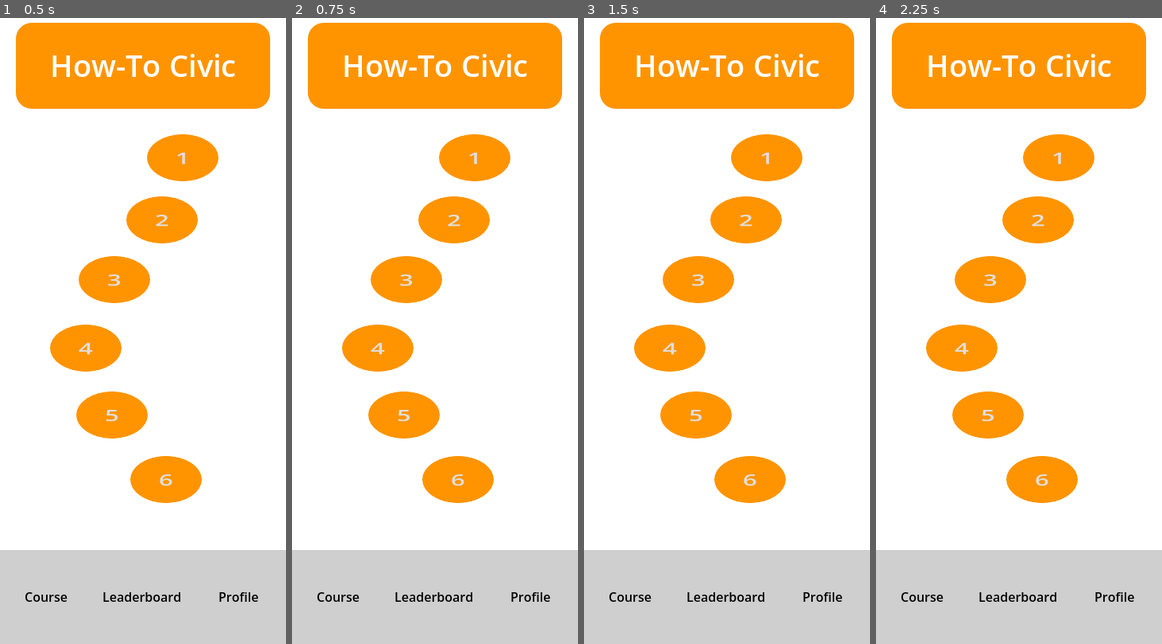
Above: before the commit, frames 1-4 (left to right).
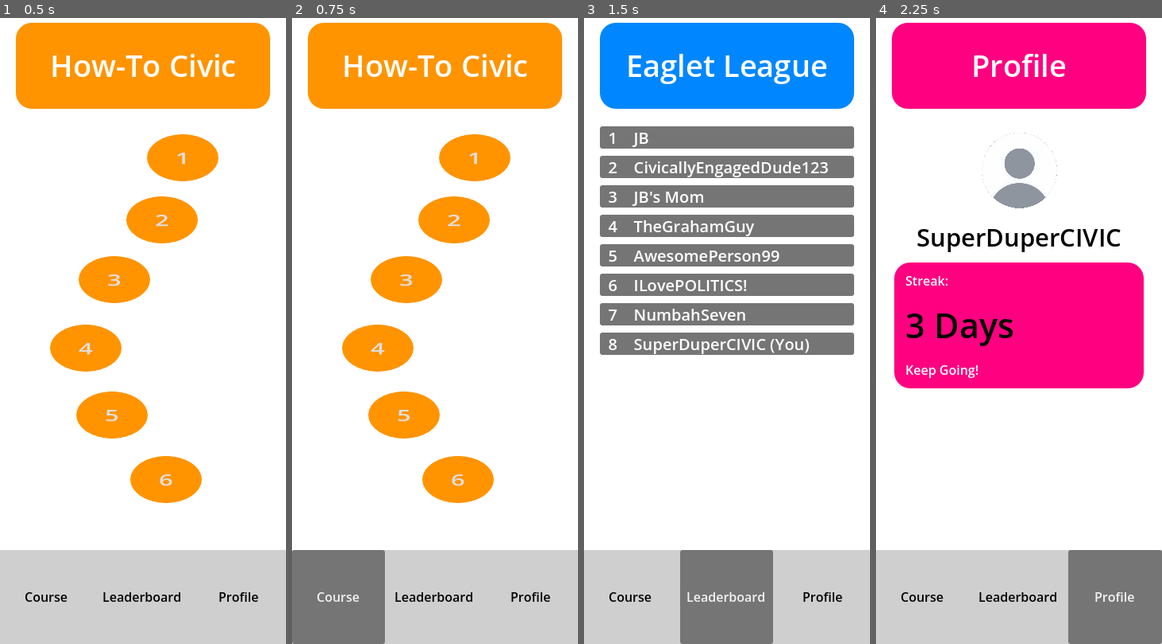
Above: after the commit, the same moments.

Repository: lyhottag13/principled-innovation
Game: Godot game, scene res://control.tscn
The game is run twice, just before and just after one commit, with the same random seed, the same clock (stepped at 60 frames per second) and the same inputs.
Inputs:
- Up to frame 1 (0.5 s): no input
- Up to frame 2 (0.75 s): click "Course" at 0.5 s
- Up to frame 3 (1.5 s): click "Leaderboard" at 1.25 s
- Up to frame 4 (2.25 s): click "Profile" at 2 s

Frame 1 is identical in both runs. In frame 2, 4.9% of the frame differs, in the area x 0-33%, y 84-100%; in frame 3, 46%, in the area x 5-95%, y 0-100%; in frame 4, 42%.

Commit message:
Added leaderboard and profile

Diff:
--- a/control.gd
+++ b/control.gd
@@ -1,15 +1,25 @@
 extends Control
 
+@onready var course: Control = %Course
+@onready var leaderboard: Control = %Leaderboard
+@onready var profile: Control = %Profile
+@onready var main_screen: Node = %MainScreen
 
-# Called when the node enters the scene tree for the first time.
-func _ready() -> void:
-	pass # Replace with function body.
+func _on_course_button_pressed() -> void:
+	_hide_screens()
+	course.show()
 
 
-# Called every frame. 'delta' is the elapsed time since the previous frame.
-func _process(delta: float) -> void:
-	pass
+func _on_leaderboard_button_pressed() -> void:
+	_hide_screens()
+	leaderboard.show()
 
 
-func _on_button_pressed() -> void:
-	pass # Replace with function body.
+func _on_profile_button_pressed() -> void:
+	_hide_screens()
+	profile.show()
+
+
+func _hide_screens() -> void:
+	for screen: Control in main_screen.get_children():
+		screen.hide()
--- a/control.tscn
+++ b/control.tscn
@@ -1,6 +1,8 @@
 [gd_scene format=3 uid="uid://b1fcbirk7aovb"]
 
 [ext_resource type="Script" uid="uid://b2621a58dj10o" path="res://control.gd" id="1_0fbet"]
+[ext_resource type="PackedScene" uid="uid://ciwmxf0bqssxj" path="res://leaderboard_panel.tscn" id="2_62e2m"]
+[ext_resource type="Texture2D" uid="uid://beefcvdm3e5p0" path="res://guy.png" id="2_qtu10"]
 
 [sub_resource type="StyleBoxFlat" id="StyleBoxFlat_g4v7s"]
 bg_color = Color(0.8125, 0.8125, 0.8125, 1)
@@ -26,6 +28,29 @@
 Button/font_sizes/font_size = 31
 Button/styles/normal = SubResource("StyleBoxFlat_uchyk")
 
+[sub_resource type="StyleBoxFlat" id="StyleBoxFlat_ee4bf"]
+bg_color = Color(1, 0, 0.5062504, 1)
+border_color = Color(1, 0.5803922, 0, 1)
+corner_radius_top_left = 20
+corner_radius_top_right = 20
+corner_radius_bottom_right = 20
+corner_radius_bottom_left = 20
+
+[sub_resource type="StyleBoxFlat" id="StyleBoxFlat_57qmd"]
+bg_color = Color(1, 0, 0.5058824, 1)
+corner_radius_top_left = 20
+corner_radius_top_right = 20
+corner_radius_bottom_right = 20
+corner_radius_bottom_left = 20
+
+[sub_resource type="StyleBoxFlat" id="StyleBoxFlat_qtu10"]
+bg_color = Color(0, 0.53125, 1, 1)
+border_color = Color(1, 0.5803922, 0, 1)
+corner_radius_top_left = 20
+corner_radius_top_right = 20
+corner_radius_bottom_right = 20
+corner_radius_bottom_left = 20
+
 [node name="Control" type="Control" unique_id=1483601936]
 layout_mode = 3
 anchors_preset = 15
@@ -54,39 +79,44 @@
 grow_vertical = 0
 theme_override_styles/panel = SubResource("StyleBoxFlat_g4v7s")
 
-[node name="HBoxContainer" type="HBoxContainer" parent="BottomPanel" unique_id=1924976012]
-layout_mode = 2
-
-[node name="CourseButton" type="Button" parent="BottomPanel/HBoxContainer" unique_id=165732865]
+[node name="BottomButtonContainer" type="HBoxContainer" parent="BottomPanel" unique_id=1924976012]
+layout_mode = 2
+
+[node name="CourseButton" type="Button" parent="BottomPanel/BottomButtonContainer" unique_id=165732865]
 layout_mode = 2
 size_flags_horizontal = 3
 theme_override_colors/font_color = Color(0, 0, 0, 1)
 theme_override_styles/normal = SubResource("StyleBoxEmpty_g4v7s")
 text = "Course"
 
-[node name="LeaderboardButton" type="Button" parent="BottomPanel/HBoxContainer" unique_id=1477638157]
+[node name="LeaderboardButton" type="Button" parent="BottomPanel/BottomButtonContainer" unique_id=1477638157]
 layout_mode = 2
 size_flags_horizontal = 3
 theme_override_colors/font_color = Color(0, 0, 0, 1)
 theme_override_styles/normal = SubResource("StyleBoxEmpty_g4v7s")
 text = "Leaderboard"
 
-[node name="ProfileButton" type="Button" parent="BottomPanel/HBoxContainer" unique_id=1271593934]
+[node name="ProfileButton" type="Button" parent="BottomPanel/BottomButtonContainer" unique_id=1271593934]
 layout_mode = 2
 size_flags_horizontal = 3
 theme_override_colors/font_color = Color(0, 0, 0, 1)
 theme_override_styles/normal = SubResource("StyleBoxEmpty_g4v7s")
 text = "Profile"
 
-[node name="Course" type="Control" parent="." unique_id=440000057]
-layout_mode = 1
+[node name="MainScreen" type="Node" parent="." unique_id=590941043]
+unique_name_in_owner = true
+
+[node name="Course" type="Control" parent="MainScreen" unique_id=440000057]
+unique_name_in_owner = true
+layout_mode = 3
 anchors_preset = 15
 anchor_right = 1.0
 anchor_bottom = 1.0
 grow_horizontal = 2
 grow_vertical = 2
-
-[node name="MarginContainer" type="MarginContainer" parent="Course" unique_id=385560571]
+mouse_filter = 2
+
+[node name="MarginContainer" type="MarginContainer" parent="MainScreen/Course" unique_id=385560571]
 layout_mode = 1
 anchors_preset = 10
 anchor_right = 1.0
@@ -97,7 +127,7 @@
 theme_override_constants/margin_right = 20
 theme_override_constants/margin_bottom = 20
 
-[node name="Label" type="Label" parent="Course/MarginContainer" unique_id=1970911013]
+[node name="Label" type="Label" parent="MainScreen/Course/MarginContainer" unique_id=1970911013]
 layout_mode = 2
 size_flags_vertical = 1
 theme_override_font_sizes/font_size = 38
@@ -106,7 +136,7 @@
 horizontal_alignment = 1
 vertical_alignment = 1
 
-[node name="Button" type="Button" parent="Course" unique_id=802601460]
+[node name="Button" type="Button" parent="MainScreen/Course" unique_id=802601460]
 layout_mode = 1
 anchors_preset = 8
 anchor_left = 0.5
@@ -123,7 +153,7 @@
 theme = SubResource("Theme_gj7qu")
 text = "1"
 
-[node name="Button2" type="Button" parent="Course" unique_id=316681695]
+[node name="Button2" type="Button" parent="MainScreen/Course" unique_id=316681695]
 layout_mode = 1
 anchors_preset = 8
 anchor_left = 0.5
@@ -140,7 +170,7 @@
 theme = SubResource("Theme_gj7qu")
 text = "2"
 
-[node name="Button3" type="Button" parent="Course" unique_id=946094079]
+[node name="Button3" type="Button" parent="MainScreen/Course" unique_id=946094079]
 layout_mode = 1
 anchors_preset = 8
 anchor_left = 0.5
@@ -157,7 +187,7 @@
 theme = SubResource("Theme_gj7qu")
 text = "3"
 
-[node name="Button4" type="Button" parent="Course" unique_id=1064898066]
+[node name="Button4" type="Button" parent="MainScreen/Course" unique_id=1064898066]
 layout_mode = 1
 anchors_preset = 8
 anchor_left = 0.5
@@ -174,7 +204,7 @@
 theme = SubResource("Theme_gj7qu")
 text = "4"
 
-[node name="Button5" type="Button" parent="Course" unique_id=1809891240]
+[node name="Button5" type="Button" parent="MainScreen/Course" unique_id=1809891240]
 layout_mode = 1
 anchors_preset = 8
 anchor_left = 0.5
@@ -191,7 +221,7 @@
 theme = SubResource("Theme_gj7qu")
 text = "5"
 
-[node name="Button6" type="Button" parent="Course" unique_id=1114596137]
+[node name="Button6" type="Button" parent="MainScreen/Course" unique_id=1114596137]
 layout_mode = 1
 anchors_preset = 8
 anchor_left = 0.5
@@ -208,4 +238,182 @@
 theme = SubResource("Theme_gj7qu")
 text = "6"
 
-[connection signal="pressed" from="Course/Button" to="." method="_on_button_pressed"]
+[node name="Profile" type="Control" parent="MainScreen" unique_id=454452690]
+unique_name_in_owner = true
+visible = false
+layout_mode = 3
+anchors_preset = 15
+anchor_right = 1.0
+anchor_bottom = 1.0
+grow_horizontal = 2
+grow_vertical = 2
+mouse_filter = 2
+
+[node name="MarginContainer" type="MarginContainer" parent="MainScreen/Profile" unique_id=668722424]
+layout_mode = 1
+anchors_preset = 10
+anchor_right = 1.0
+offset_bottom = 148.0
+grow_horizontal = 2
+theme_override_constants/margin_left = 20
+theme_override_constants/margin_top = 20
+theme_override_constants/margin_right = 20
+theme_override_constants/margin_bottom = 20
+
+[node name="Label" type="Label" parent="MainScreen/Profile/MarginContainer" unique_id=783112116]
+layout_mode = 2
+size_flags_vertical = 1
+theme_override_font_sizes/font_size = 38
+theme_override_styles/normal = SubResource("StyleBoxFlat_ee4bf")
+text = "Profile"
+horizontal_alignment = 1
+vertical_alignment = 1
+
+[node name="Picture" type="TextureRect" parent="MainScreen/Profile" unique_id=1647265189]
+layout_mode = 1
+anchors_preset = 8
+anchor_left = 0.5
+anchor_top = 0.5
+anchor_right = 0.5
+anchor_bottom = 0.5
+offset_left = -47.5
+offset_top = -242.0
+offset_right = 47.5
+offset_bottom = -147.0
+grow_horizontal = 2
+grow_vertical = 2
+texture = ExtResource("2_qtu10")
+expand_mode = 1
+
+[node name="Label" type="Label" parent="MainScreen/Profile" unique_id=1375140923]
+layout_mode = 1
+anchors_preset = 8
+anchor_left = 0.5
+anchor_top = 0.5
+anchor_right = 0.5
+anchor_bottom = 0.5
+offset_left = -67.0
+offset_top = -123.0
+offset_right = 67.0
+offset_bottom = -100.0
+grow_horizontal = 2
+grow_vertical = 2
+theme_override_colors/font_color = Color(0, 0, 0, 1)
+theme_override_font_sizes/font_size = 31
+text = "SuperDuperCIVIC"
+
+[node name="PanelContainer" type="PanelContainer" parent="MainScreen/Profile" unique_id=1763060578]
+layout_mode = 1
+anchors_preset = 8
+anchor_left = 0.5
+anchor_top = 0.5
+anchor_right = 0.5
+anchor_bottom = 0.5
+offset_left = -157.0
+offset_top = -79.0
+offset_right = 157.0
+offset_bottom = 79.0
+grow_horizontal = 2
+grow_vertical = 2
+theme_override_styles/panel = SubResource("StyleBoxFlat_57qmd")
+
+[node name="MarginContainer" type="MarginContainer" parent="MainScreen/Profile/PanelContainer" unique_id=411478718]
+layout_mode = 2
+theme_override_constants/margin_left = 14
+
+[node name="VBoxContainer" type="VBoxContainer" parent="MainScreen/Profile/PanelContainer/MarginContainer" unique_id=2055641646]
+layout_mode = 2
+
+[node name="Label" type="Label" parent="MainScreen/Profile/PanelContainer/MarginContainer/VBoxContainer" unique_id=35671151]
+layout_mode = 2
+size_flags_vertical = 6
+text = "Streak:"
+
+[node name="Label2" type="Label" parent="MainScreen/Profile/PanelContainer/MarginContainer/VBoxContainer" unique_id=10148562]
+layout_mode = 2
+theme_override_colors/font_color = Color(0, 0, 0, 1)
+theme_override_font_sizes/font_size = 43
+text = "3 Days"
+
+[node name="Label3" type="Label" parent="MainScreen/Profile/PanelContainer/MarginContainer/VBoxContainer" unique_id=1271842438]
+layout_mode = 2
+size_flags_vertical = 6
+text = "Keep Going!"
+
+[node name="Leaderboard" type="Control" parent="MainScreen" unique_id=1479183272]
+unique_name_in_owner = true
+visible = false
+layout_mode = 3
+anchors_preset = 15
+anchor_right = 1.0
+anchor_bottom = 1.0
+grow_horizontal = 2
+grow_vertical = 2
+mouse_filter = 2
+
+[node name="MarginContainer" type="MarginContainer" parent="MainScreen/Leaderboard" unique_id=1977564171]
+layout_mode = 1
+anchors_preset = 10
+anchor_right = 1.0
+offset_bottom = 148.0
+grow_horizontal = 2
+theme_override_constants/margin_left = 20
+theme_override_constants/margin_top = 20
+theme_override_constants/margin_right = 20
+theme_override_constants/margin_bottom = 20
+
+[node name="Label" type="Label" parent="MainScreen/Leaderboard/MarginContainer" unique_id=1631440445]
+layout_mode = 2
+size_flags_vertical = 1
+theme_override_font_sizes/font_size = 38
+theme_override_styles/normal = SubResource("StyleBoxFlat_qtu10")
+text = "Eaglet League"
+horizontal_alignment = 1
+vertical_alignment = 1
+
+[node name="HBoxContainer" type="VBoxContainer" parent="MainScreen/Leaderboard" unique_id=895958347]
+layout_mode = 1
+anchors_preset = -1
+anchor_top = 0.187
+anchor_right = 1.0
+anchor_bottom = 0.845
+offset_top = 0.3999939
+grow_horizontal = 2
+grow_vertical = 2
+
+[node name="MarginContainer" parent="MainScreen/Leaderboard/HBoxContainer" unique_id=1550303067 instance=ExtResource("2_62e2m")]
+layout_mode = 2
+label_text = "  1    JB"
+
+[node name="MarginContainer2" parent="MainScreen/Leaderboard/HBoxContainer" unique_id=2025797837 instance=ExtResource("2_62e2m")]
+layout_mode = 2
+label_text = "  2    CivicallyEngagedDude123"
+
+[node name="MarginContainer3" parent="MainScreen/Leaderboard/HBoxContainer" unique_id=1469297791 instance=ExtResource("2_62e2m")]
+layout_mode = 2
+label_text = "  3    JB's Mom"
+
+[node name="MarginContainer4" parent="MainScreen/Leaderboard/HBoxContainer" unique_id=245930274 instance=ExtResource("2_62e2m")]
+layout_mode = 2
+label_text = "  4    TheGrahamGuy"
+
+[node name="MarginContainer5" parent="MainScreen/Leaderboard/HBoxContainer" unique_id=741171674 instance=ExtResource("2_62e2m")]
+layout_mode = 2
+label_text = "  5    AwesomePerson99"
+
+[node name="MarginContainer6" parent="MainScreen/Leaderboard/HBoxContainer" unique_id=2123221871 instance=ExtResource("2_62e2m")]
+layout_mode = 2
+label_text = "  6    ILovePOLITICS!"
+
+[node name="MarginContainer7" parent="MainScreen/Leaderboard/HBoxContainer" unique_id=1723011425 instance=ExtResource("2_62e2m")]
+layout_mode = 2
+label_text = "  7    NumbahSeven"
+
+[node name="MarginContainer8" parent="MainScreen/Leaderboard/HBoxContainer" unique_id=1563109832 instance=ExtResource("2_62e2m")]
+layout_mode = 2
+label_text = "  8    SuperDuperCIVIC (You)"
+
+[connection signal="pressed" from="BottomPanel/BottomButtonContainer/CourseButton" to="." method="_on_course_button_pressed"]
+[connection signal="pressed" from="BottomPanel/BottomButtonContainer/LeaderboardButton" to="." method="_on_leaderboard_button_pressed"]
+[connection signal="pressed" from="BottomPanel/BottomButtonContainer/ProfileButton" to="." method="_on_profile_button_pressed"]
+[connection signal="pressed" from="MainScreen/Course/Button" to="." method="_on_button_pressed"]
--- /dev/null
+++ b/leaderboard_panel.gd
@@ -0,0 +1,13 @@
+extends MarginContainer
+
+@export var label_text: String
+@onready var label: Label = $PanelContainer/Label
+
+# Called when the node enters the scene tree for the first time.
+func _ready() -> void:
+	label.text = label_text
+
+
+# Called every frame. 'delta' is the elapsed time since the previous frame.
+func _process(delta: float) -> void:
+	pass
--- /dev/null
+++ b/leaderboard_panel.tscn
@@ -0,0 +1,17 @@
+[gd_scene format=3 uid="uid://ciwmxf0bqssxj"]
+
+[ext_resource type="Script" uid="uid://bnxhkwd0bo772" path="res://leaderboard_panel.gd" id="1_qtidk"]
+
+[node name="MarginContainer" type="MarginContainer" unique_id=1550303067]
+theme_override_constants/margin_left = 20
+theme_override_constants/margin_right = 20
+theme_override_constants/margin_bottom = 5
+script = ExtResource("1_qtidk")
+
+[node name="PanelContainer" type="PanelContainer" parent="." unique_id=1203961825]
+layout_mode = 2
+
+[node name="Label" type="Label" parent="PanelContainer" unique_id=480030967]
+layout_mode = 2
+theme_override_font_sizes/font_size = 20
+text = "  1      JB"
Binary file added: guy.jpg
Not shown, added: guy.jpg.import
Binary file added: guy.png
Not shown, added: guy.png.import
Not shown, added: leaderboard_panel.gd.uid
Not shown, changed: docs/index.pck
